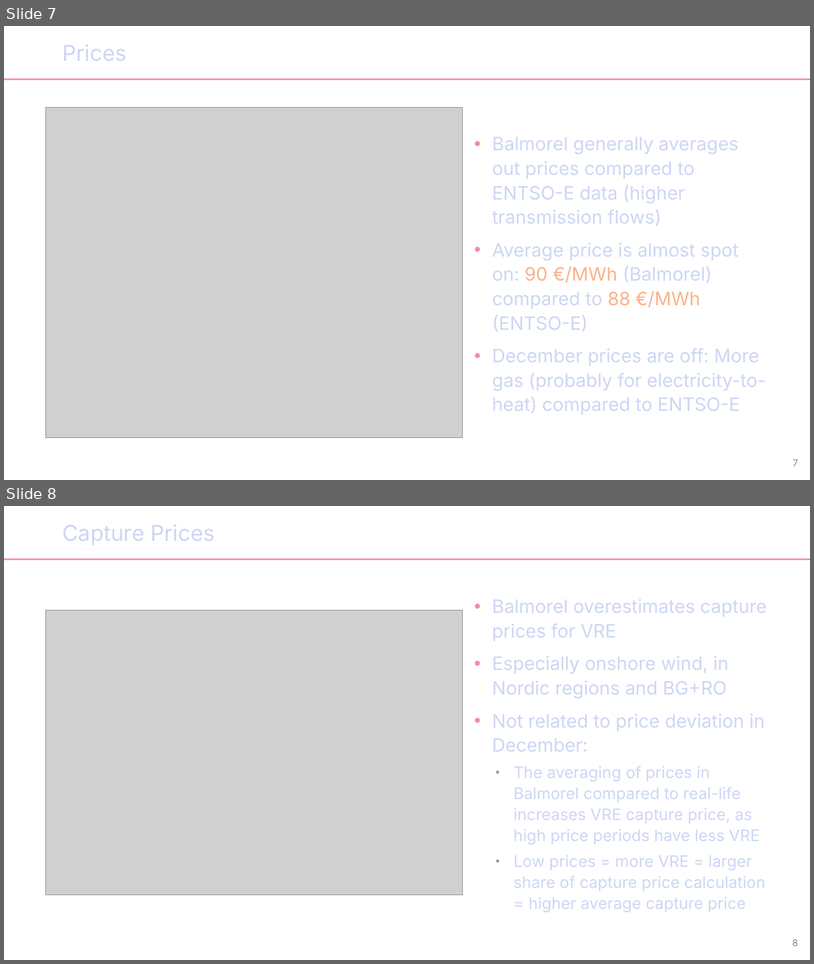
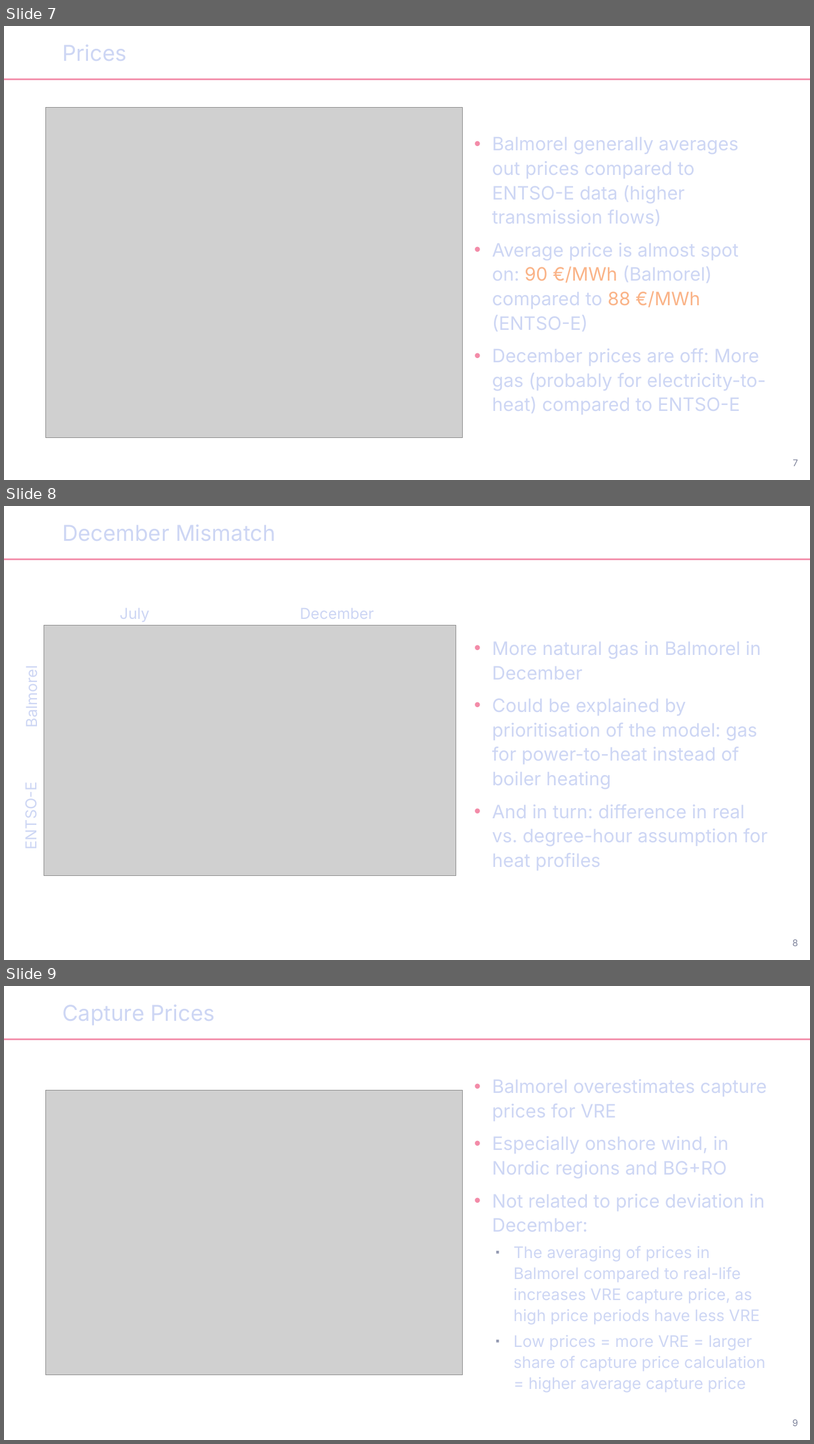
Before and after one commit to Mathias157/Balmorel, a slide deck: docs/report/Backcasting.odp. Shown one above the other, each under a label of ours: slides 7 and 8 before the commit, slides 7, 8 and 9 after it. The pictures are 814x964 and 814x1444 pixels, drawn with LibreOffice and Linux fonts; fonts in the diff are those of the drawing; grey boxes stand for pictures; background and template pictures are left out. Boxes give left, top, right and bottom in pixels: in the first picture for what was removed or moved away, otherwise in the second. Text is boxed around its words. In the diff, an @@ line names an element or a change of style, - is before the commit and + after.

```diff
--- a/docs/report/Backcasting.odp
+++ b/docs/report/Backcasting.odp
@@ slide 8 added at (x1=4, y1=506, x2=810, y2=960), background #FFFFFF; not listed: 1 template element that a slide beside it also shows @@
@@ title added at (x1=62, y1=525, x2=276, y2=541), 26 pt, text #CDD6F4 @@
+December Mismatch
@@ text added at (x1=120, y1=608, x2=150, y2=622), 18 pt, text #CDD6F4 @@
+July
@@ text added at (x1=300, y1=608, x2=374, y2=619), 18 pt, text #CDD6F4 @@
+December
@@ picture added at (x1=44, y1=625, x2=456, y2=875) @@
@@ text added at (x1=492, y1=641, x2=768, y2=870), 22 pt, text #CDD6F4 @@
+• More natural gas in Balmorel in December
+• Could be explained by prioritisation of the model: gas for power-to-heat instead of boiler heating
+• And in turn: difference in real vs. degree-hour assumption for heat profiles
@@ text added at (x1=23, y1=672, x2=41, y2=726), 18 pt, text #CDD6F4 @@
+Balmorel
@@ text added at (x1=22, y1=792, x2=40, y2=847), 18 pt, text #CDD6F4 @@
+ENTSO-E
@@ page number added at (x1=793, y1=939, x2=799, y2=946), 11 pt, text #7F849C @@
+8
@@ what was slide 8 is now slide 9 @@
```
Also in this commit, not shown: 6 slides changed, 3 other slides added.
